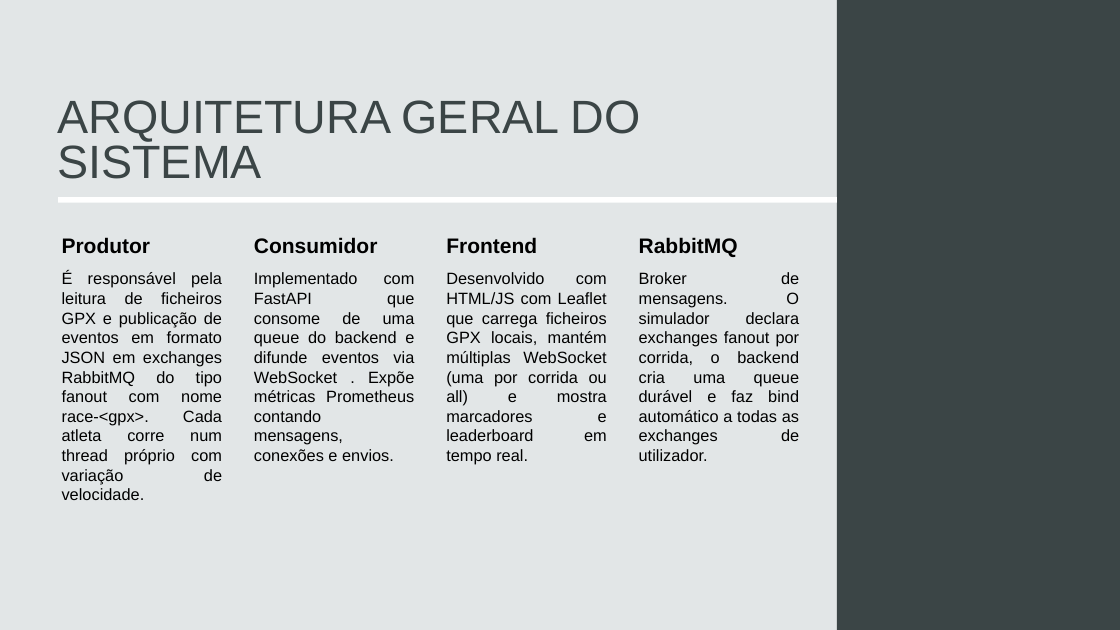
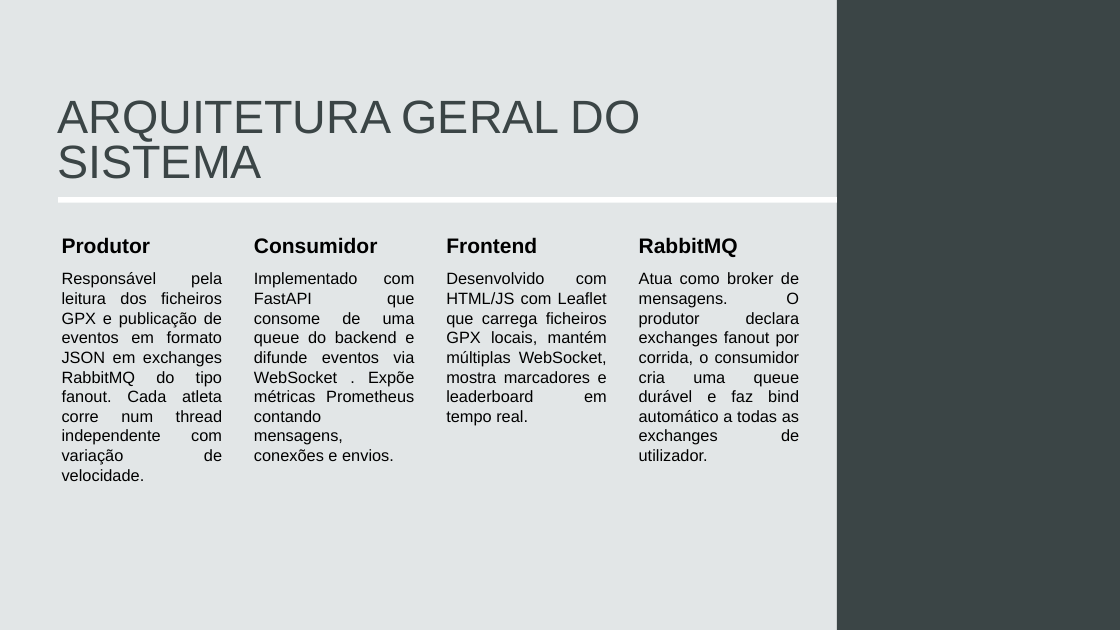
Before and after one commit to Getmeapint/SistemasDist, a slide deck: slide 5 of docs/Sistema de Streaming de Eventos em Tempo Real com RabbitMQ.pptx. Drawn at 1120x630 pixels with LibreOffice and Linux fonts; fonts in the diff are those of the drawing. Boxes give left, top, right and bottom in pixels: in the first picture for what was removed or moved away, otherwise in the second. Text is boxed around its words. In the diff, an @@ line names an element or a change of style, - is before the commit and + after.

Commit message:
doc: adding presentation

```diff
--- a/docs/Sistema de Streaming de Eventos em Tempo Real com RabbitMQ.pptx
+++ b/docs/Sistema de Streaming de Eventos em Tempo Real com RabbitMQ.pptx
@@ text at bbox=[62, 272, 222, 481]: text changed @@
-É responsável pela leitura de ficheiros GPX e publicação de eventos em formato JSON em exchanges RabbitMQ do tipo fanout com nome race-<gpx>. Cada atleta corre num thread próprio com variação de velocidade.
+Responsável pela leitura dos ficheiros GPX e publicação de eventos em formato JSON em exchanges RabbitMQ do tipo fanout. Cada atleta corre num thread independente com variação de velocidade.
@@ text at bbox=[446, 272, 607, 425]: text changed @@
-Desenvolvido com HTML/JS com Leaflet que carrega ficheiros GPX locais, mantém múltiplas WebSocket (uma por corrida ou all) e mostra marcadores e leaderboard em tempo real.
+Desenvolvido com HTML/JS com Leaflet que carrega ficheiros GPX locais, mantém múltiplas WebSocket, mostra marcadores e leaderboard em tempo real.
@@ text at bbox=[639, 272, 800, 461]: text changed @@
-Broker de mensagens. O simulador declara exchanges fanout por corrida, o backend cria uma queue durável e faz bind automático a todas as exchanges de utilizador.
+Atua como broker de mensagens. O produtor declara exchanges fanout por corrida, o consumidor cria uma queue durável e faz bind automático a todas as exchanges de utilizador.
```
Also in this commit, not shown: 1 other slide changed, 3 slides added, 4 slides removed.
